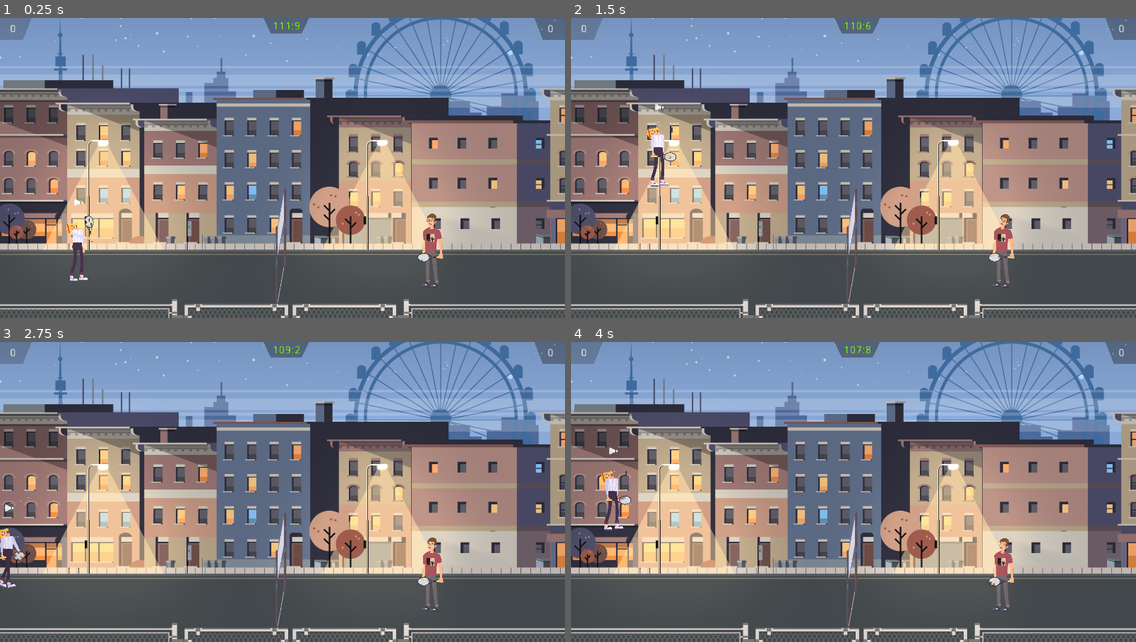
Above: before the commit, frames 1-4 (two rows, left to right).
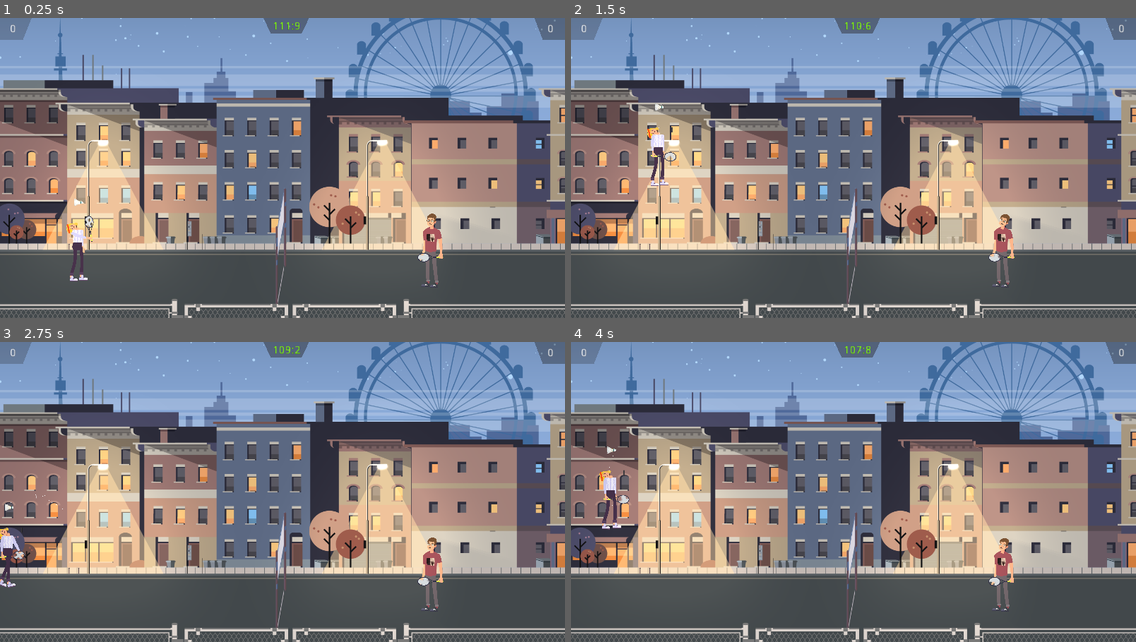
Above: after the commit, the same moments.

Repository: h00g3/midnightbadminton
Game: Godot game, scene res://scenes/MainLevel.tscn
Two runs of this game, one before a commit and one after it. Both use one fixed random seed, a clock stepped at 60 frames per second and the inputs below.
Inputs:
- Up to frame 1 (0.25 s): no input
- Up to frame 2 (1.5 s): hold D (2_right) from 0.53 s (still down); tap W (2_up) at 0.6, 0.77, 1.07, 1.35 s
- Up to frame 3 (2.75 s): tap W (2_up) at 1.52, 1.82, 2.1 s; release D (2_right) at 2.03 s; hold A (2_left) from 2.03 s (still down)
- Up to frame 4 (4 s): release A (2_left) at 2.78 s; hold D (2_right) from 2.78 s (still down); tap W (2_up) at 2.85, 3.02, 3.32, 3.6, 3.77 s

The runs differ from the first frame. In frame 2, less than 0.1% of the frame differs, in the area x 13-19%, y 28-57%; in frame 3, 0.1%; in frame 4, 0.4%, in the area x 5-11%, y 34-63%.

Commit message:
fix velocity for left player impulse and some changes in movement controls

Diff:
--- a/scenes/Time.gd
+++ b/scenes/Time.gd
@@ -17,7 +17,6 @@
 		set_Timer_color(Color(0.5,1,0,1))
 
 	set_text(str(s)+":"+str(ms))
-pass
 
 func set_Timer_color(rgba):
 	self.add_color_override("font_color", rgba)
@@ -25,4 +24,3 @@
 func _on_Timer_timeout():
 	if s > 0 :
 		ms -= 1
-pass
--- a/src/PlayerF.gd
+++ b/src/PlayerF.gd
@@ -26,27 +26,38 @@
 
 	# movement inputs
 	if Input.is_action_pressed("2_right") and is_on_floor():
+
 		vel.x = max(vel.x+speed, ACCELERATION)
 		Walk()
 	elif Input.is_action_pressed("2_left") :
 		vel.x = min(vel.x-speed, -ACCELERATION)
 		Walk()
 	else:
-		if is_on_floor() and state_machine.get_current_node()== ("Walking"):
+		if is_on_floor() and state_machine.get_current_node() == ("Walking"):
 			state_machine.travel("Idle")
 
 	# jump input
-	if Input.is_action_just_pressed("2_up") and is_on_floor():
-		vel.y -= jumpForce
-		Jump()
-		doublejump_zaehler = true
-	if Input.is_action_just_pressed("2_up") and is_on_floor() == false :
-		if doublejump_zaehler == true :
+#	if Input.is_action_just_pressed("2_up"):
+#		if doublejump_zaehler:
+#			doublejump_zaehler = false
+#		else
+#			doublejump_zaehler = true
+#		vel.y -= jumpForce
+#		Jump()
+#		if is_on_floor():
+
+	if Input.is_action_just_pressed("2_up"):
+		if is_on_floor():
+			vel.y -= jumpForce
+			Jump()
+			doublejump_zaehler = true
+		elif doublejump_zaehler == true :
 			vel.y -= jumpForce
 			Jump()
 			doublejump_zaehler = false
 
 	# applying the velocity
-	vel = move_and_slide(vel, Vector2.UP)
+#	var vector = Vector2(vel.normalized().x,-1)
 	#gravity
 	vel.y += gravity * delta
+	vel = move_and_slide(vel, Vector2.UP)
--- a/src/PlayerK.gd
+++ b/src/PlayerK.gd
@@ -35,6 +35,6 @@
 		vel.x += jumpForce
 		dashing = false
 	# applying the velocity
+	vel.y += gravity * delta
 	vel = move_and_slide(vel, Vector2.UP)
 	#gravity
-	vel.y += gravity * delta
--- a/src/Racket.gd
+++ b/src/Racket.gd
@@ -13,6 +13,6 @@
 	var x = 35000
 	if(side == Player.Side.RIGHT):
 		x = -x
-	var y = 35000
+	var y = -50000
 	var impulse = Vector2(x,y)
 	shuttle.apply_central_impulse(impulse)
